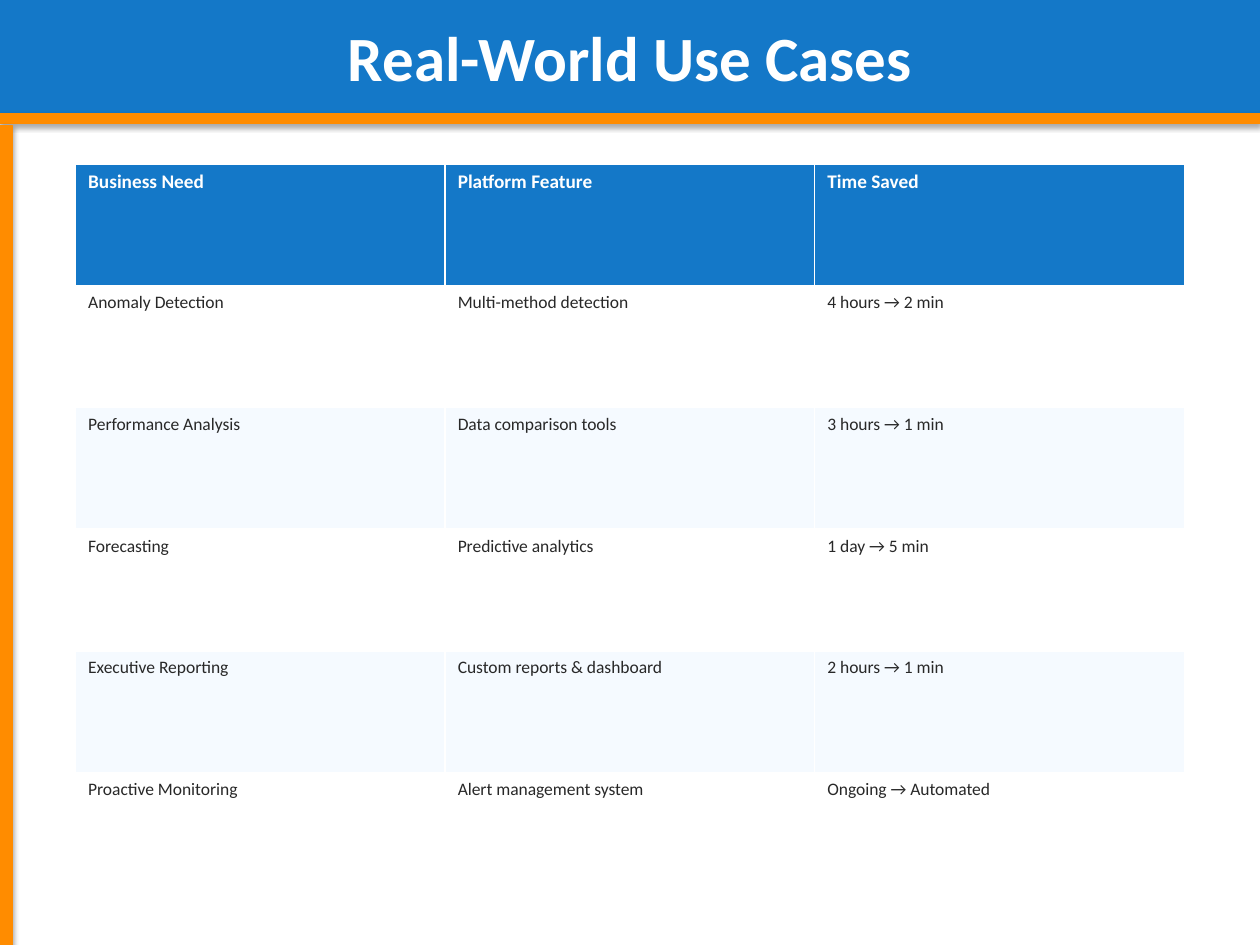
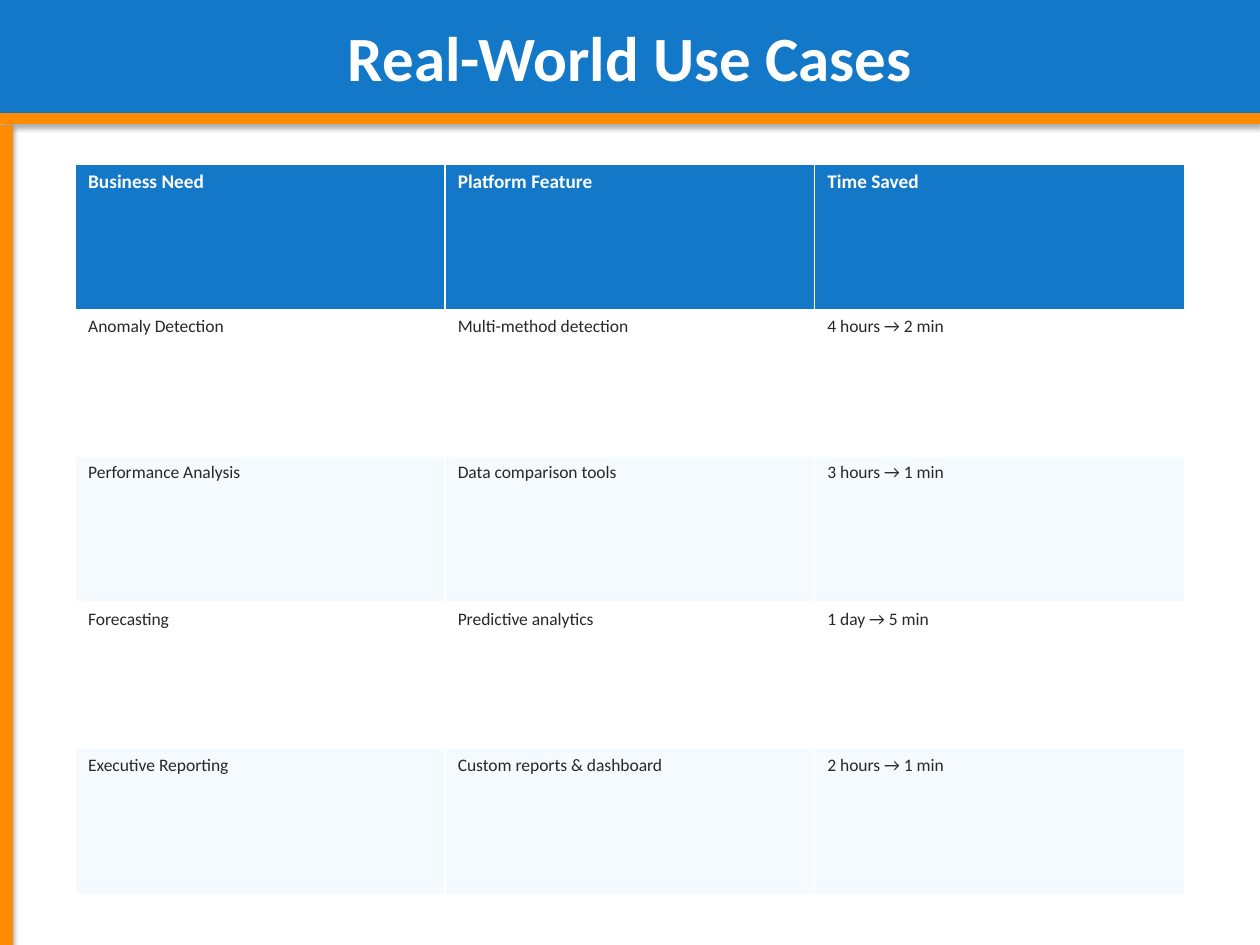
Before and after one commit to adityasinghz/smart-cpg-decision-agent, a slide deck: slide 10 of Smart_CPG_Decision_Agent_Presentation.pptx. Drawn at 1260x945 pixels with LibreOffice and Linux fonts; fonts in the diff are those of the drawing. Boxes give left, top, right and bottom in pixels: in the first picture for what was removed or moved away, otherwise in the second. Text is boxed around its words. In the diff, an @@ line names an element or a change of style, - is before the commit and + after.

```diff
--- a/Smart_CPG_Decision_Agent_Presentation.pptx
+++ b/Smart_CPG_Decision_Agent_Presentation.pptx
@@ table at box(76, 164, 1183, 895) @@
-row 6: Proactive Monitoring | Alert management system | Ongoing → Automated
```
Also in this commit, not shown: 5 other slides changed, 4 other files.
